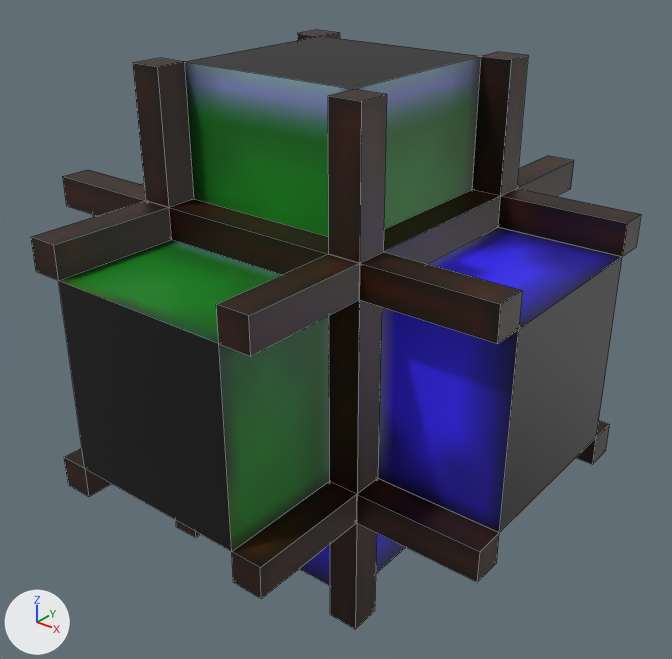
Before and after pictures for a commit that changed the Blender file resources/mods/projectred/textures/obj/wiring/jacketedbundled.blend.
Rendered twice from a camera (50 mm lens) standing at (1.067, -1.329, 1.29) and looking at (0.01, -0.009, 0.471). Every picture has the same lights, and +X, +Y and +Z are marked at lower left. Mesh edges are drawn as thin lines.

In view in the first picture: 'frame_D', 'frame_E', 'frame_N', 'frame_S', 'frame_U', 'frame_W', 'frame_center', 'wire_D', 'wire_E', 'wire_N', 'wire_U'.
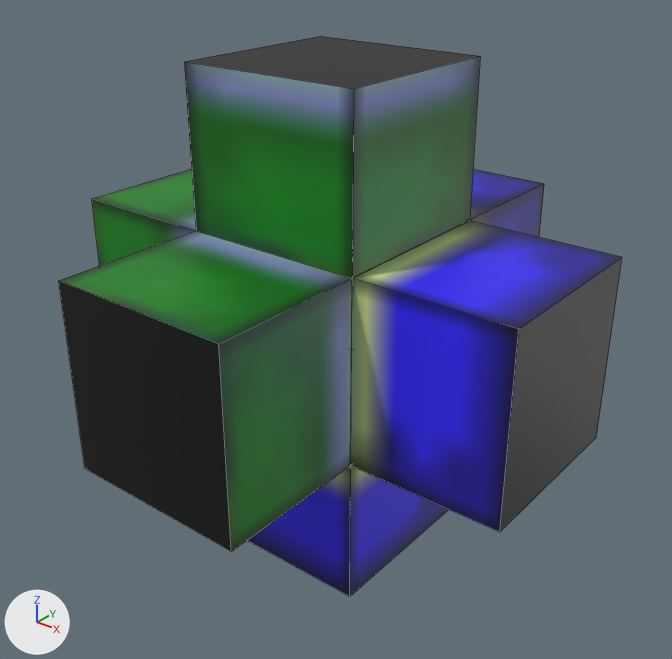
Location of each change, (x1, y1, x2, y2) in pixels of the pictures (672 x 659 px):
'frame_U', hidden
    before: (133, 30, 528, 263)
'frame_E', hidden
    before: (357, 188, 641, 582)
'frame_N', hidden
    before: (31, 201, 360, 599)
'frame_center', hidden
    before: (169, 190, 500, 494)
'frame_D', hidden (black)
    before: (175, 520, 377, 629)
'frame_W', hidden
    before: (63, 170, 146, 216)
'frame_S', hidden
    before: (517, 155, 574, 196)
'wire_D', unchanged, uncovered by the edit
    before: (299, 533, 406, 586)
    after: (247, 349, 448, 597)
'wire_W', unchanged, uncovered by the edit
    after: (92, 169, 317, 268)
'wire_S', unchanged, uncovered by the edit
    after: (323, 169, 544, 349)

The change, as a list of edits to the scene's bpy script:
```text
Change ob_frame_center:
    add ob_frame_center.hide_viewport = True
Change ob_frame_d:
    add ob_frame_d.hide_viewport = True
Change ob_frame_u:
    add ob_frame_u.hide_viewport = True
Change ob_frame_n:
    add ob_frame_n.hide_viewport = True
Change ob_frame_s:
    add ob_frame_s.hide_viewport = True
Change ob_frame_e:
    add ob_frame_e.hide_viewport = True
Change ob_frame_w:
    add ob_frame_w.hide_viewport = True
```
